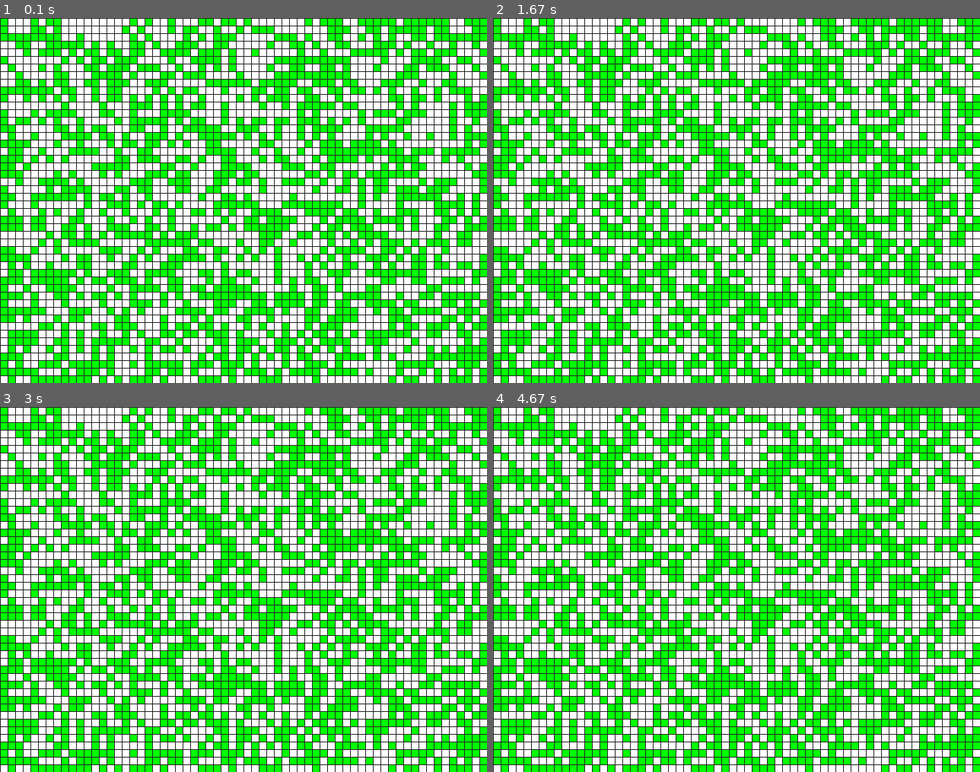
Above: before the commit, frames 1-4 (two rows, left to right).
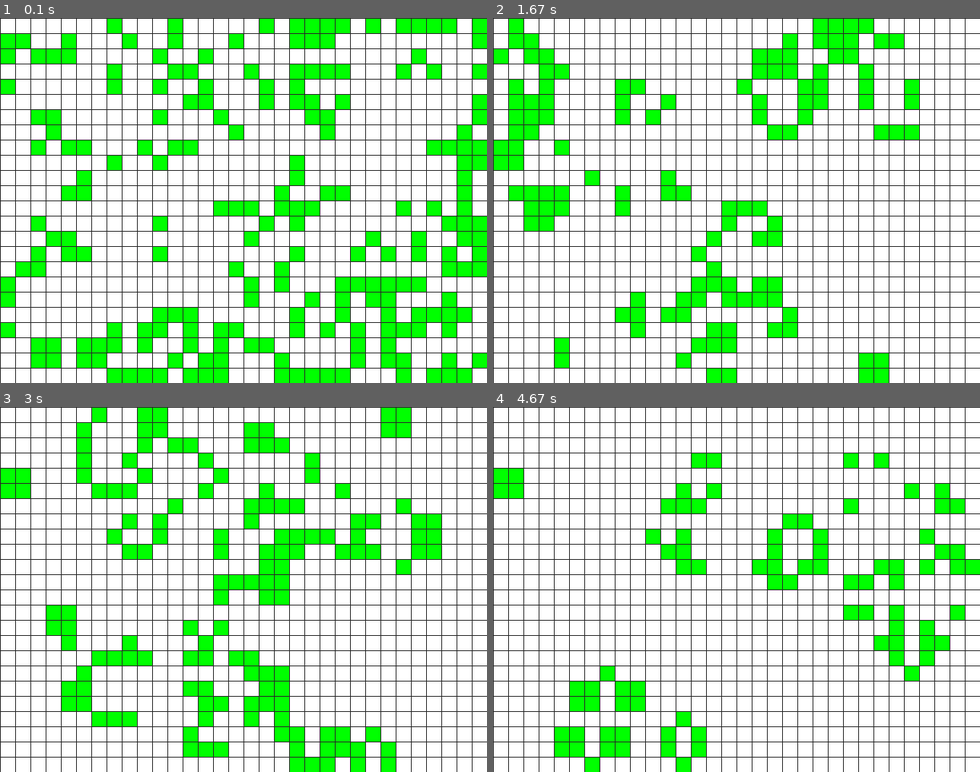
Above: after the commit, the same moments.

Repository: CoderDojoLu/py-club
Game: pygame game, started from GoL/main.py
Same seed, same stepped clock (60 frames per second), same inputs: the game is played once before the commit and once after it.
Inputs:
- Up to frame 1 (0.1 s): no input
- Up to frame 2 (1.67 s): no input
- Up to frame 3 (3 s): no input
- Up to frame 4 (4.67 s): no input

The runs differ from the first frame. In frame 1, 48% of the frame differs, in the area x 0-100%, y 0-100%; in frame 2, 49%; in frame 3, 50%; in frame 4, 50%.

Commit message:
- Updated GoL to final

Diff:
--- a/GoL/main.py
+++ b/GoL/main.py
@@ -2,9 +2,10 @@
 import sys, random, pygame, time, os
 from pygame.locals import *
 
+FPS = 10
 WIDTH=640
 HEIGHT=480
-CELLSIZE=10
+CELLSIZE=20
 assert WIDTH % CELLSIZE == 0, "WIDTH must be a multiple of CELLSIZE"
 assert HEIGHT % CELLSIZE == 0, "HEIGHT must be a multiple of CELLSIZE"
 CELLWIDTH = WIDTH / CELLSIZE
@@ -86,6 +87,7 @@
 def main():
     pygame.init()
     global screen
+    FPSCLOCK = pygame.time.Clock()
     screen = pygame.display.set_mode((WIDTH, HEIGHT))
     pygame.display.set_caption('Game of Life')
     screen.fill(WHITE)
@@ -102,7 +104,15 @@
             if event.type == QUIT:
                 pygame.quit()
                 sys.exit()
+
+        lifeDict = tick(lifeDict)
+        for item in lifeDict:
+            colourGrid(item, lifeDict)
+
+        drawGrid()
         pygame.display.update()
+        FPSCLOCK.tick(FPS)
+
 
 if __name__ == '__main__':
     main()
